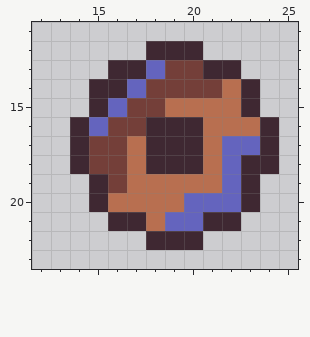
One commit to this pixel-art sprite: shield.png. The picture above is the old version.
The file is 32x32 pixels. Shown: x 12..25, y 11..23.
New version:
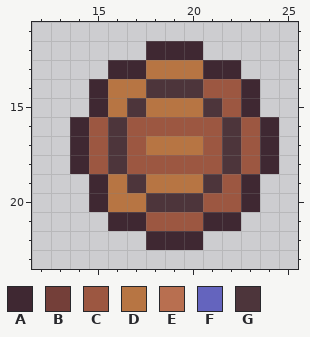
Palette (. is transparent): A #3f2832  B #743f39  C #9c5741  D #b77543  E #b86f50  F #6464be  G #4d353b
The exact change:
Changed rows in their new state; - is an unchanged pixel.
first column x 15:
13 ---DDD---
14 -DDGGGCC-
15 -DGDDDGC-
16 CGCCCCCGC
17 CGCDDDCGC
18 CGCCCCCGC
19 -DGDDDGC-
20 -DDGGGCC-
21 ---CCC---
